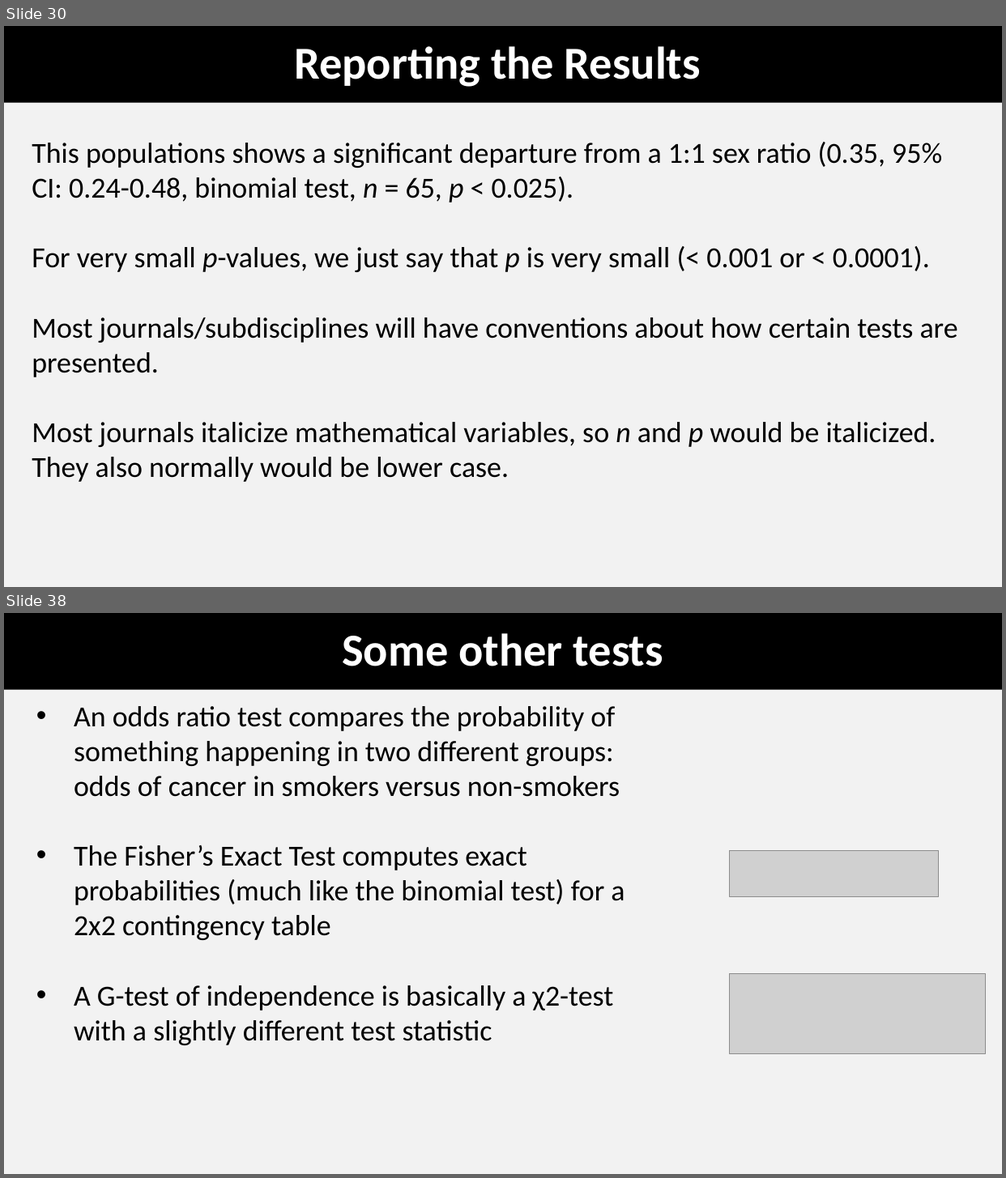
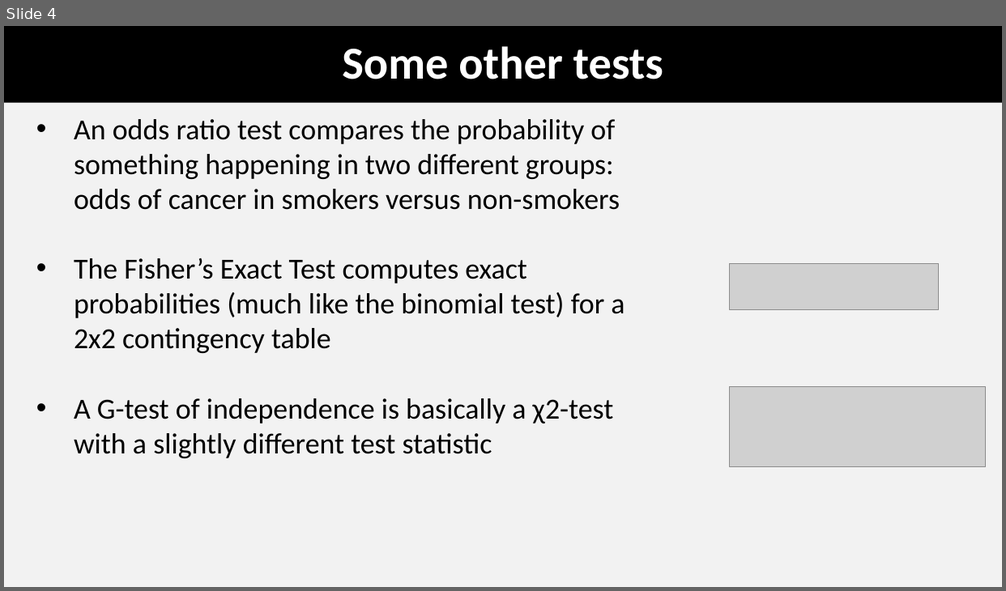
Before and after one commit to coleoguy/coleoguy.github.io, a slide deck: teaching/expdes/lectures/working/lec4.pptx. Shown one above the other, each under a label of ours: slides 30 and 38 before the commit, slide 4 after it; the slides between them are not shown. The pictures are 1006x1178 and 1006x591 pixels, drawn with LibreOffice and Linux fonts; fonts in the diff are those of the drawing; grey boxes stand for pictures. Boxes give left, top, right and bottom in pixels: in the first picture for what was removed or moved away, otherwise in the second. Text is boxed around its words. In the diff, an @@ line names an element or a change of style, - is before the commit and + after.

```diff
--- a/teaching/expdes/lectures/working/lec4.pptx
+++ b/teaching/expdes/lectures/working/lec4.pptx
@@ slide 30 removed at bbox=[4, 26, 1002, 587], background #F2F2F2 @@
@@ title removed at bbox=[4, 26, 1002, 102] @@
-Reporting the Results
@@ text removed at bbox=[32, 142, 958, 482] @@
-This populations shows a significant departure from a 1:1 sex ratio (0.35, 95% CI: 0.24-0.48, binomial test, n = 65, p < 0.025).
-For very small p-values, we just say that p is very small (< 0.001 or < 0.0001).
-Most journals/subdisciplines will have conventions about how certain tests are presented.
-Most journals italicize mathematical variables, so n and p would be italicized. They also normally would be lower case.
@@ what was slide 38 is now slide 4 @@
```
Also in this commit, not shown: 33 other slides removed, 10 other files.
